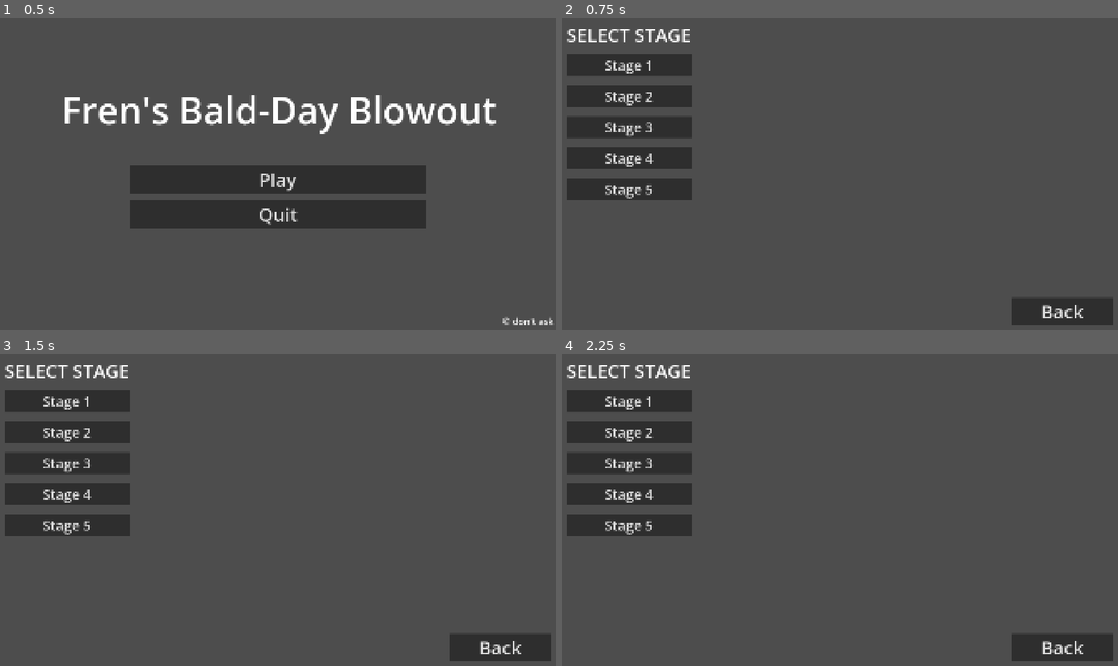
Above: before the commit, frames 1-4 (two rows, left to right).
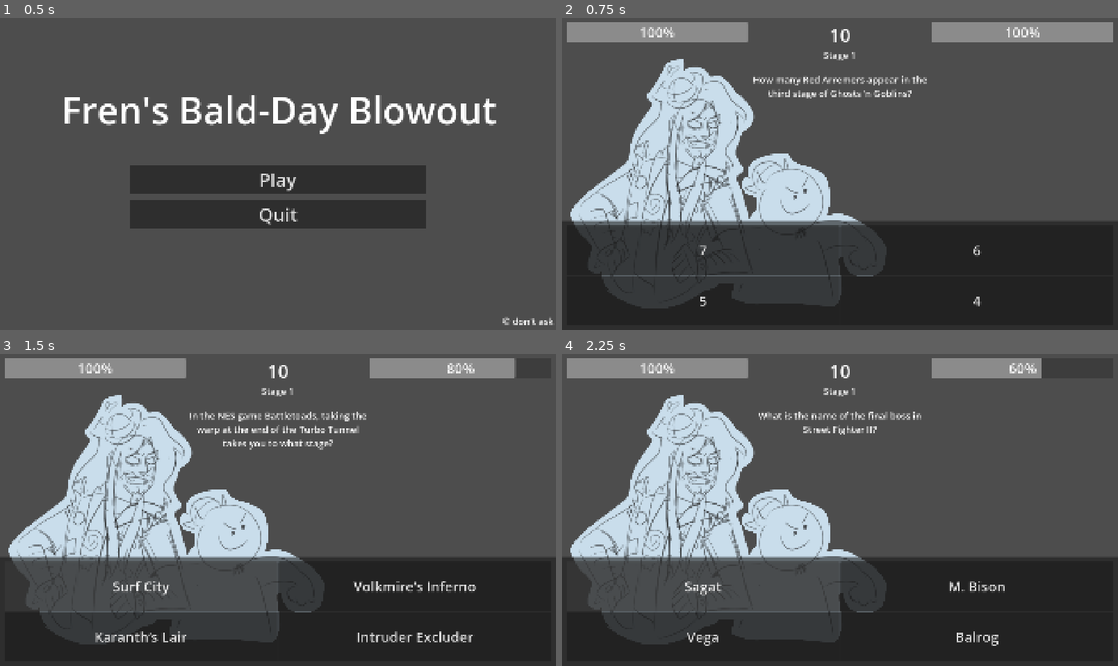
Above: after the commit, the same moments.

Repository: jillzilla/FBDB
Game: Godot game, scene res://assets/scenes/menu.tscn
Same seed, same stepped clock (60 frames per second), same inputs: the game is played once before the commit and once after it.
Inputs (mouse positions are in pixels of both pictures, inside the frame that each line leads up to):
- Up to frame 1 (0.5 s): no input
- Up to frame 2 (0.75 s): click "Play" at 0.5 s
- Up to frame 3 (1.5 s): click (139, 584) at 1.25 s, where only the run after the commit has a clickable "7"
- Up to frame 4 (2.25 s): click (701, 584) at 2 s, where only the run after the commit has a clickable "Surf City"

Frame 1 is identical in both runs. In frame 2, 45% of the frame differs, in the area x 0-100%, y 1-100%; in frame 3, 43%; in frame 4, 42%.

Commit message:
MASSIVE UPDATE

Diff:
--- a/assets/scenes/game_over.tscn
+++ /dev/null
@@ -1,59 +0,0 @@
-[gd_scene format=3 uid="uid://d32ix7uu1wcqm"]
-
-[ext_resource type="Script" uid="uid://c6rbbogvrnt6h" path="res://assets/scripts/game_over.gd" id="1_wt3e0"]
-
-[node name="GameOver" type="Node" unique_id=1108588382]
-script = ExtResource("1_wt3e0")
-
-[node name="Label" type="Label" parent="." unique_id=1158694095]
-anchors_preset = 8
-anchor_left = 0.5
-anchor_top = 0.5
-anchor_right = 0.5
-anchor_bottom = 0.5
-offset_left = -38.0
-offset_top = -11.5
-offset_right = 38.0
-offset_bottom = 11.5
-grow_horizontal = 2
-grow_vertical = 2
-theme_override_font_sizes/font_size = 128
-text = "YOU LOSE!"
-horizontal_alignment = 1
-vertical_alignment = 1
-metadata/_edit_lock_ = true
-
-[node name="Button" type="Button" parent="." unique_id=1198334369]
-anchors_preset = -1
-anchor_left = 0.83400005
-anchor_top = 0.96500003
-anchor_right = 0.83400005
-anchor_bottom = 0.96500003
-offset_left = -97.28015
-offset_top = -26.200073
-offset_right = 96.71985
-offset_bottom = 26.799927
-focus_mode = 0
-theme_override_font_sizes/font_size = 32
-action_mode = 0
-text = "Retry"
-metadata/_edit_lock_ = true
-
-[node name="Button2" type="Button" parent="." unique_id=964514486]
-anchors_preset = -1
-anchor_left = 0.94200003
-anchor_top = 0.96500003
-anchor_right = 0.94200003
-anchor_bottom = 0.96500003
-offset_left = -96.640015
-offset_top = -26.200073
-offset_right = 97.359985
-offset_bottom = 26.799927
-focus_mode = 0
-theme_override_font_sizes/font_size = 32
-action_mode = 0
-text = "Go To Menu"
-metadata/_edit_lock_ = true
-
-[connection signal="pressed" from="Button" to="." method="_on_button_pressed"]
-[connection signal="pressed" from="Button2" to="." method="_on_button_2_pressed"]
--- a/assets/scenes/gameplay.tscn
+++ b/assets/scenes/gameplay.tscn
@@ -3,8 +3,10 @@
 [ext_resource type="Script" uid="uid://o8kv7fhio2c8" path="res://assets/scripts/gameplay.gd" id="1_mrbpc"]
 [ext_resource type="Texture2D" uid="uid://daf72gm0xybfo" path="res://assets/images/fr.png" id="1_un4qs"]
 [ext_resource type="Texture2D" uid="uid://ofm7ejh3sm22" path="res://assets/images/jo.png" id="2_mrbpc"]
-
-[node name="Gameplay" type="Node" unique_id=1463193121 node_paths=PackedStringArray("time_counter", "stage_info", "timer_seconds", "player_health_bar", "enemy_health_bar", "question", "answer_1", "answer_2", "answer_3", "answer_4")]
+[ext_resource type="PackedScene" uid="uid://c8g71n1ocndgf" path="res://assets/scenes/win_screen.tscn" id="4_1pg7n"]
+[ext_resource type="PackedScene" uid="uid://b4eyvgq22sg3n" path="res://assets/scenes/lose_screen.tscn" id="4_17b01"]
+
+[node name="Gameplay" type="Node" unique_id=1463193121 node_paths=PackedStringArray("time_counter", "stage_info", "timer_seconds", "player_health_bar", "enemy_health_bar", "question", "answer_1", "answer_2", "answer_3", "answer_4", "win_screen", "lose_screen")]
 script = ExtResource("1_mrbpc")
 stage_1 = "res://assets/stages/stage1data.json"
 stage_2 = "res://assets/stages/stage2data.json"
@@ -21,6 +23,8 @@
 answer_2 = NodePath("Control/Bottom_HUD/Answers_Container/A2")
 answer_3 = NodePath("Control/Bottom_HUD/Answers_Container/A3")
 answer_4 = NodePath("Control/Bottom_HUD/Answers_Container/A4")
+win_screen = NodePath("Control/WinScreen")
+lose_screen = NodePath("Control/LoseScreen")
 
 [node name="Fr" type="Sprite2D" parent="." unique_id=1860793715]
 position = Vector2(752, 720)
@@ -201,6 +205,14 @@
 autowrap_mode = 2
 metadata/_edit_lock_ = true
 
+[node name="LoseScreen" parent="Control" unique_id=790205029 instance=ExtResource("4_17b01")]
+visible = false
+layout_mode = 1
+
+[node name="WinScreen" parent="Control" unique_id=1717610805 instance=ExtResource("4_1pg7n")]
+visible = false
+layout_mode = 1
+
 [node name="Timer_Seconds" type="Timer" parent="." unique_id=488301468]
 wait_time = 11.0
 one_shot = true
--- /dev/null
+++ b/assets/scenes/lose_screen.tscn
@@ -0,0 +1,101 @@
+[gd_scene format=3 uid="uid://b4eyvgq22sg3n"]
+
+[ext_resource type="Script" uid="uid://b0x6xf18fc006" path="res://assets/scripts/lose_screen.gd" id="1_68f7m"]
+
+[node name="LoseScreen" type="Control" unique_id=790205029 node_paths=PackedStringArray("next_button", "credits_counter")]
+layout_mode = 3
+anchors_preset = 15
+anchor_right = 1.0
+anchor_bottom = 1.0
+grow_horizontal = 2
+grow_vertical = 2
+script = ExtResource("1_68f7m")
+next_button = NodePath("Panel/Buttons/Next")
+credits_counter = NodePath("Panel/Credits")
+metadata/_edit_lock_ = true
+
+[node name="Panel" type="Panel" parent="." unique_id=489813202]
+layout_mode = 1
+anchors_preset = -1
+anchor_left = 0.5
+anchor_top = 0.504
+anchor_right = 0.5
+anchor_bottom = 0.504
+offset_left = -832.0
+offset_top = -416.32
+offset_right = 832.0
+offset_bottom = 415.68
+metadata/_edit_lock_ = true
+
+[node name="Label" type="Label" parent="Panel" unique_id=843607113]
+layout_mode = 1
+anchors_preset = 8
+anchor_left = 0.5
+anchor_top = 0.5
+anchor_right = 0.5
+anchor_bottom = 0.5
+offset_left = -293.5
+offset_top = -44.0
+offset_right = 293.5
+offset_bottom = 44.0
+grow_horizontal = 2
+grow_vertical = 2
+theme_override_font_sizes/font_size = 64
+text = "YOU LOSE"
+horizontal_alignment = 1
+vertical_alignment = 1
+metadata/_edit_lock_ = true
+
+[node name="Credits" type="Label" parent="Panel" unique_id=1717879159]
+layout_mode = 1
+anchors_preset = -1
+anchor_left = 0.072000004
+anchor_top = 0.97200006
+anchor_right = 0.072000004
+anchor_bottom = 0.97200006
+offset_left = -111.80801
+offset_top = -16.70404
+offset_right = 112.19199
+offset_bottom = 17.29596
+theme_override_font_sizes/font_size = 24
+text = "Credits: 3"
+vertical_alignment = 2
+metadata/_edit_lock_ = true
+
+[node name="Buttons" type="HBoxContainer" parent="Panel" unique_id=2139877455]
+layout_mode = 1
+anchors_preset = -1
+anchor_left = 0.5
+anchor_top = 0.731
+anchor_right = 0.5
+anchor_bottom = 0.731
+offset_left = -512.0
+offset_top = -32.192017
+offset_right = 512.0
+offset_bottom = 31.807983
+grow_horizontal = 2
+grow_vertical = 2
+mouse_filter = 2
+theme_override_constants/separation = 32
+metadata/_edit_lock_ = true
+
+[node name="Menu" type="Button" parent="Panel/Buttons" unique_id=512076403]
+layout_mode = 2
+size_flags_horizontal = 3
+focus_mode = 0
+theme_override_font_sizes/font_size = 32
+action_mode = 0
+text = "Give Up"
+metadata/_edit_lock_ = true
+
+[node name="Next" type="Button" parent="Panel/Buttons" unique_id=1231440421]
+layout_mode = 2
+size_flags_horizontal = 3
+focus_mode = 0
+theme_override_font_sizes/font_size = 32
+action_mode = 0
+text = "Try Again"
+metadata/_edit_lock_ = true
+
+[connection signal="pressed" from="Panel/Buttons/Menu" to="." method="_on_menu_pressed"]
+[connection signal="pressed" from="Panel/Buttons/Next" to="." method="_on_next_pressed"]
--- a/assets/scenes/stage_select.tscn
+++ /dev/null
@@ -1,98 +0,0 @@
-[gd_scene format=3 uid="uid://607x6t3ldq34"]
-
-[ext_resource type="Script" uid="uid://dlcpagtghu30n" path="res://assets/scripts/stage_select.gd" id="1_ox15f"]
-
-[node name="Stage_Select" type="Node" unique_id=531972063 node_paths=PackedStringArray("stage_1_button", "stage_2_button", "stage_3_button", "stage_4_button", "stage_5_button")]
-script = ExtResource("1_ox15f")
-stage_1_button = NodePath("Stages/Stage_1")
-stage_2_button = NodePath("Stages/Stage_2")
-stage_3_button = NodePath("Stages/Stage_3")
-stage_4_button = NodePath("Stages/Stage_4")
-stage_5_button = NodePath("Stages/Stage_5")
-
-[node name="Title" type="Label" parent="." unique_id=937126670]
-anchors_preset = -1
-anchor_left = 0.120000005
-anchor_top = 0.056
-anchor_right = 0.120000005
-anchor_bottom = 0.056
-offset_left = -214.40001
-offset_top = -44.480003
-offset_right = 215.59999
-offset_bottom = 43.519997
-theme_override_font_sizes/font_size = 64
-text = "SELECT STAGE"
-metadata/_edit_lock_ = true
-
-[node name="Stages" type="VBoxContainer" parent="." unique_id=601072994]
-anchors_preset = -1
-anchor_left = 0.12100001
-anchor_top = 0.351
-anchor_right = 0.12100001
-anchor_bottom = 0.351
-offset_left = -216.32
-offset_top = -251.08002
-offset_right = 215.68
-offset_bottom = 251.91998
-mouse_filter = 2
-theme_override_constants/separation = 32
-metadata/_edit_group_ = true
-metadata/_edit_lock_ = true
-
-[node name="Stage_1" type="Button" parent="Stages" unique_id=171420529]
-layout_mode = 2
-focus_mode = 0
-theme_override_font_sizes/font_size = 48
-action_mode = 0
-text = "Stage 1"
-metadata/_edit_lock_ = true
-
-[node name="Stage_2" type="Button" parent="Stages" unique_id=1994696406]
-layout_mode = 2
-focus_mode = 0
-theme_override_font_sizes/font_size = 48
-action_mode = 0
-text = "Stage 2"
-metadata/_edit_lock_ = true
-
-[node name="Stage_3" type="Button" parent="Stages" unique_id=1472573919]
-layout_mode = 2
-focus_mode = 0
-theme_override_font_sizes/font_size = 48
-action_mode = 0
-text = "Stage 3"
-metadata/_edit_lock_ = true
-
-[node name="Stage_4" type="Button" parent="Stages" unique_id=66235535]
-layout_mode = 2
-focus_mode = 0
-theme_override_font_sizes/font_size = 48
-action_mode = 0
-text = "Stage 4"
-metadata/_edit_lock_ = true
-
-[node name="Stage_5" type="Button" parent="Stages" unique_id=1818103583]
-layout_mode = 2
-focus_mode = 0
-theme_override_font_sizes/font_size = 48
-action_mode = 0
-text = "Stage 5"
-metadata/_edit_lock_ = true
-
-[node name="BackButton" type="Button" parent="." unique_id=1532867981]
-anchors_preset = -1
-anchor_left = 0.90000004
-anchor_top = 0.94100004
-anchor_right = 0.90000004
-anchor_bottom = 0.94100004
-offset_left = -176.00012
-offset_top = -48.28003
-offset_right = 175.99988
-offset_bottom = 47.71997
-focus_mode = 0
-theme_override_font_sizes/font_size = 64
-action_mode = 0
-text = "Back"
-metadata/_edit_lock_ = true
-
-[connection signal="pressed" from="BackButton" to="." method="_on_back_button_pressed"]
--- a/assets/scenes/win.tscn
+++ /dev/null
@@ -1,42 +0,0 @@
-[gd_scene format=3 uid="uid://dvusdi3bwnnl7"]
-
-[ext_resource type="Script" uid="uid://bvylvxpi0mwa1" path="res://assets/scripts/win.gd" id="1_oym2x"]
-
-[node name="Win" type="Node" unique_id=878858297]
-script = ExtResource("1_oym2x")
-
-[node name="Label" type="Label" parent="." unique_id=1399407383]
-anchors_preset = 8
-anchor_left = 0.5
-anchor_top = 0.5
-anchor_right = 0.5
-anchor_bottom = 0.5
-offset_left = -38.0
-offset_top = -11.5
-offset_right = 38.0
-offset_bottom = 11.5
-grow_horizontal = 2
-grow_vertical = 2
-theme_override_font_sizes/font_size = 128
-text = "YOU WIN!"
-horizontal_alignment = 1
-vertical_alignment = 1
-metadata/_edit_lock_ = true
-
-[node name="Button" type="Button" parent="." unique_id=1024496746]
-anchors_preset = -1
-anchor_left = 0.94200003
-anchor_top = 0.96500003
-anchor_right = 0.94200003
-anchor_bottom = 0.96500003
-offset_left = -96.640015
-offset_top = -26.200073
-offset_right = 97.359985
-offset_bottom = 26.799927
-focus_mode = 0
-theme_override_font_sizes/font_size = 32
-action_mode = 0
-text = "Go To Menu"
-metadata/_edit_lock_ = true
-
-[connection signal="pressed" from="Button" to="." method="_on_button_pressed"]
--- /dev/null
+++ b/assets/scenes/win_screen.tscn
@@ -0,0 +1,85 @@
+[gd_scene format=3 uid="uid://c8g71n1ocndgf"]
+
+[ext_resource type="Script" uid="uid://8e23o4tq6yy5" path="res://assets/scripts/win_screen.gd" id="1_b3jr6"]
+
+[node name="WinScreen" type="Control" unique_id=1717610805 node_paths=PackedStringArray("giveup", "next")]
+layout_mode = 3
+anchors_preset = 15
+anchor_right = 1.0
+anchor_bottom = 1.0
+grow_horizontal = 2
+grow_vertical = 2
+script = ExtResource("1_b3jr6")
+giveup = NodePath("Panel/Buttons/Menu")
+next = NodePath("Panel/Buttons/Next")
+metadata/_edit_lock_ = true
+
+[node name="Panel" type="Panel" parent="." unique_id=1173517402]
+layout_mode = 1
+anchors_preset = -1
+anchor_left = 0.5
+anchor_top = 0.504
+anchor_right = 0.5
+anchor_bottom = 0.504
+offset_left = -832.0
+offset_top = -416.32
+offset_right = 832.0
+offset_bottom = 415.68
+metadata/_edit_lock_ = true
+
+[node name="Label" type="Label" parent="Panel" unique_id=1659281745]
+layout_mode = 1
+anchors_preset = 8
+anchor_left = 0.5
+anchor_top = 0.5
+anchor_right = 0.5
+anchor_bottom = 0.5
+offset_left = -293.5
+offset_top = -44.0
+offset_right = 293.5
+offset_bottom = 44.0
+grow_horizontal = 2
+grow_vertical = 2
+theme_override_font_sizes/font_size = 64
+text = "ENEMY BALDENED!"
+horizontal_alignment = 1
+vertical_alignment = 1
+metadata/_edit_lock_ = true
+
+[node name="Buttons" type="HBoxContainer" parent="Panel" unique_id=1999684093]
+layout_mode = 1
+anchors_preset = -1
+anchor_left = 0.5
+anchor_top = 0.731
+anchor_right = 0.5
+anchor_bottom = 0.731
+offset_left = -512.0
+offset_top = -32.192017
+offset_right = 512.0
+offset_bottom = 31.807983
+grow_horizontal = 2
+grow_vertical = 2
+mouse_filter = 2
+theme_override_constants/separation = 32
+metadata/_edit_lock_ = true
+
+[node name="Menu" type="Button" parent="Panel/Buttons" unique_id=1765381078]
+layout_mode = 2
+size_flags_horizontal = 3
+focus_mode = 0
+theme_override_font_sizes/font_size = 32
+action_mode = 0
+text = "Give Up"
+metadata/_edit_lock_ = true
+
+[node name="Next" type="Button" parent="Panel/Buttons" unique_id=1987330109]
+layout_mode = 2
+size_flags_horizontal = 3
+focus_mode = 0
+theme_override_font_sizes/font_size = 32
+action_mode = 0
+text = "Next Stage"
+metadata/_edit_lock_ = true
+
+[connection signal="pressed" from="Panel/Buttons/Menu" to="." method="_on_menu_pressed"]
+[connection signal="pressed" from="Panel/Buttons/Next" to="." method="_on_next_pressed"]
--- a/assets/scripts/game_over.gd
+++ /dev/null
@@ -1,8 +0,0 @@
-extends Node
-
-#functions
-func _on_button_pressed() -> void:
-	get_tree().change_scene_to_file("res://assets/scenes/gameplay.tscn");
-
-func _on_button_2_pressed() -> void:
-	get_tree().change_scene_to_file("res://assets/scenes/menu.tscn");
--- a/assets/scripts/gameplay.gd
+++ b/assets/scripts/gameplay.gd
@@ -14,7 +14,7 @@
 var did_answered_correctly : bool = false;
 
 var player_health : int = 5;
-var opponent_health : int = 5;
+var opponent_health : int;
 
 @export_category("Data")
 @export_file_path("*.json") var stage_1 : String = "";
@@ -39,6 +39,9 @@
 @export var answer_3 : Button = null;
 @export var answer_4 : Button = null;
 
+@export var win_screen : Control = null;
+@export var lose_screen : Control = null;
+
 #functions
 func _ready() -> void:
 	match(Global.stage_2_play):
@@ -61,6 +64,10 @@
 	file.close();
 
 	data = JSON.parse_string(json_text);
+
+	enemy_health_bar.max_value = data["enemy_health"];
+	opponent_health = data["enemy_health"];
+	enemy_health_bar.value = opponent_health;
 
 	answer_1.connect("pressed", _on_button_pressed.bind(answer_1));
 	answer_2.connect("pressed", _on_button_pressed.bind(answer_2));
@@ -119,15 +126,27 @@
 	player_health_bar.value = player_health;
 
 	if player_health <= 0:
-		get_tree().change_scene_to_file("res://assets/scenes/game_over.tscn");
+		_destroy_everything();
+		lose_screen.visible = true;
 
 func _damage_enemy() -> void:
 	opponent_health -= 1;
 	enemy_health_bar.value = opponent_health;
 
 	if opponent_health <= 0:
-		get_tree().change_scene_to_file("res://assets/scenes/win.tscn");
+		_destroy_everything();
+		win_screen.visible = true;
 
 func _on_timer_seconds_timeout() -> void:
 	_damage_player();
 	_next_question();
+
+func _destroy_everything() -> void:
+	timer_seconds.stop();
+	time_counter.visible = false;
+
+	answer_1.queue_free();
+	answer_2.queue_free();
+	answer_3.queue_free();
+	answer_4.queue_free();
+	question.queue_free();
--- a/assets/scripts/global.gd
+++ b/assets/scripts/global.gd
@@ -2,3 +2,4 @@
 
 #variables
 var stage_2_play : int = 1;
+var credits : int = 3;
--- /dev/null
+++ b/assets/scripts/lose_screen.gd
@@ -0,0 +1,21 @@
+extends Control
+
+#variables
+@export var next_button : Button = null;
+@export var credits_counter : Label = null;
+
+#functions
+func _ready() -> void:
+	credits_counter.text = "Credits: " + str(Global.credits);
+
+	if Global.credits <= 0:
+		next_button.queue_free();
+
+func _on_menu_pressed() -> void:
+	Global.stage_2_play = 1;
+	Global.credits = 3;
+	get_tree().change_scene_to_file("res://assets/scenes/menu.tscn");
+
+func _on_next_pressed() -> void:
+	Global.credits -= 1;
+	get_tree().reload_current_scene();
--- a/assets/scripts/menu.gd
+++ b/assets/scripts/menu.gd
@@ -2,7 +2,7 @@
 
 #functions
 func _on_play_pressed() -> void:
-	get_tree().change_scene_to_file("res://assets/scenes/stage_select.tscn");
+	get_tree().change_scene_to_file("res://assets/scenes/gameplay.tscn");
 
 func _on_quit_pressed() -> void:
 	get_tree().quit(0);
--- a/assets/scripts/stage_select.gd
+++ /dev/null
@@ -1,34 +0,0 @@
-extends Node
-
-#variables
-@export var stage_1_button : Button = null;
-@export var stage_2_button : Button = null;
-@export var stage_3_button : Button = null;
-@export var stage_4_button : Button = null;
-@export var stage_5_button : Button = null;
-
-#functions
-func _ready() -> void:
-	stage_1_button.connect("pressed", _on_button_pressed.bind(stage_1_button));
-	stage_2_button.connect("pressed", _on_button_pressed.bind(stage_2_button));
-	stage_3_button.connect("pressed", _on_button_pressed.bind(stage_3_button));
-	stage_4_button.connect("pressed", _on_button_pressed.bind(stage_4_button));
-	stage_5_button.connect("pressed", _on_button_pressed.bind(stage_5_button));
-
-func _on_back_button_pressed() -> void:
-	get_tree().change_scene_to_file("res://assets/scenes/menu.tscn");
-
-func _on_button_pressed(button: Button) -> void:
-	match(button.text):
-		"Stage 1":
-			Global.stage_2_play = 1;
-		"Stage 2":
-			Global.stage_2_play = 2;
-		"Stage 3":
-			Global.stage_2_play = 3;
-		"Stage 4":
-			Global.stage_2_play = 4;
-		"Stage 5":
-			Global.stage_2_play = 5;
-
-	get_tree().change_scene_to_file("res://assets/scenes/gameplay.tscn");
--- a/assets/scripts/win.gd
+++ /dev/null
@@ -1,5 +0,0 @@
-extends Node
-
-#variables
-func _on_button_pressed() -> void:
-	get_tree().change_scene_to_file("res://assets/scenes/menu.tscn");
--- /dev/null
+++ b/assets/scripts/win_screen.gd
@@ -0,0 +1,24 @@
+extends Control
+
+#variables
+@export var giveup : Button;
+@export var next : Button;
+
+#functions
+func _ready() -> void:
+	if Global.stage_2_play == 5:
+		giveup.queue_free();
+		next.text = "The End";
+
+func _on_menu_pressed() -> void:
+	Global.stage_2_play = 1;
+	Global.credits = 3;
+	get_tree().change_scene_to_file("res://assets/scenes/menu.tscn");
+
+func _on_next_pressed() -> void:
+	Global.stage_2_play += 1;
+	if Global.stage_2_play < 5:
+		get_tree().reload_current_scene();
+	elif Global.stage_2_play >= 5:
+		Global.stage_2_play = 1;
+		get_tree().quit();
--- a/assets/stages/stage1data.json
+++ b/assets/stages/stage1data.json
@@ -1,4 +1,6 @@
 {
+	"enemy_health" : 5,
+
 	"questions" :
 	{
 		"q1" : "In the arcade game The Tower of Druaga, the hero Gilgamesh goes how many floors?",
@@ -15,7 +17,7 @@
 		"q11" : "What is the name of the final boss in Street Fighter II?",
 		"q12" : "In the Dragon Quest series, what is the spell family only the hero class can learn?",
 		"q13" : "What is the name of the final dungeon in Ys 1?",
-		"q14" : "What is the best video game console of all time?",
+		"q14" : "What is the best selling video game console of all time?",
 		"q15" : "What was the first video game to be played in space?",
 		"q16" : "In the infamous CDI game Hotel Mario, Mario references a song of a famous band, which band is it?",
 		"q17" : "What is the name of the girl that saves Link in the beginning of The Legend of Zelda: Link’s Awakening?",
--- a/assets/stages/stage2data.json
+++ b/assets/stages/stage2data.json
@@ -1,10 +1,12 @@
 {
+	"enemy_health" : 6,
+
 	"questions" :
 	{
 		"q1" : "In what year did Elvis Presley die?",
 		"q2" : "Who was the youngest member of the Beatles?",
 		"q3" : "Which band released the album 'Rumours' in 1977?",
-		"q4" : "Complete the band name 'Bill Haley & ...?'",
+		"q4" : "Complete the band name 'Bill Haley & ...'?",
 		"q5" : "What band recorded the rock classic 'Walk This Way'?",
 		"q6" : "Which of these famous rockers did not die in 1970?",
 		"q7" : "'I'm so happy, 'cause today I found my friends, they're in my head, I'm so ugly that's ok cause so are you', is from which song?",
@@ -15,7 +17,7 @@
 		"q11" : "What was the old man drinking in Billy Joel's song 'Piano Man'?",
 		"q12" : "Who sang the song 'Turn! Turn! Turn!'?",
 		"q13" : "Who originally recorded Stone Cold Crazy?",
-		"q14" : "What was the sailor's name in 'Piano Man?'",
+		"q14" : "What was the sailor's name in 'Piano Man'?",
 		"q15" : "What was the original title of KISS' Let Me Know?",
 		"q16" : "Who was Yoko Ono's first child?",
 		"q17" : "Eric Clapton wrote the lyrics for 'Layla' about:",
--- a/assets/stages/stage3data.json
+++ b/assets/stages/stage3data.json
@@ -1,4 +1,6 @@
 {
+	"enemy_health" : 7,
+
 	"questions" :
 	{
 		"q1" : "Approximately how old is the Hokuto Shinken art of assassination??",
--- a/assets/stages/stage4data.json
+++ b/assets/stages/stage4data.json
@@ -1,4 +1,6 @@
 {
+	"enemy_health" : 7,
+
 	"questions" :
 	{
 		"q1" : "What is the name of America’s 15th state?",
@@ -40,7 +42,7 @@
 		"q11" : ["Baltimore","Houston","Pittsburgh","Chicago"],
 		"q12" : ["Columbia River","Colorado River","Missouri River","Salmon River"],
 		"q13" : ["10","15","13","18"],
-		"q14" : ["New York City","Detroit","Washington DC","…It has a capital?"],
+		"q14" : ["New York City","Detroit","Washington DC","…They have a capital?"],
 		"q15" : ["France","Greece","England","Italy"],
 		"q16" : ["The United States Coast Guard","The United States Marine Corps","The United States Air Force","The United States Navy"],
 		"q17" : ["1919","1914","1918","1917"],
--- a/assets/stages/stage5data.json
+++ b/assets/stages/stage5data.json
@@ -1,4 +1,6 @@
 {
+	"enemy_health" : 9,
+
 	"questions" :
 	{
 		"q1" : "What was Joel’s first stream?",
@@ -14,7 +16,7 @@
 
 		"q11" : "What symbol did Joel use in photoshop during his college class?",
 		"q12" : "What was the exact name of the level that Joel made for Super Mario Maker 2 (in response to Simpleflips’s level)?",
-		"q13" : "Which Muppet character could represent Joel’s Mom and Dad?",
+		"q13" : "Which Muppet character could represent Joel’s Dad?",
 		"q14" : "Who was sent into space then abducted during one of the episodes of Voices of the Void Season 2?",
 		"q15" : "What was the episode of Star Trek Voyager that Joey made an edit of where The Doctor becomes a celebrity by singing to a race that hasn’t developed music?",
 		"q16" : "How old was Joel when he first shouted the famous line in the Mario Bootleg Stream, “GRAND DAD!”?",
Not shown, removed: assets/scripts/game_over.gd.uid
Not shown, added: assets/scripts/lose_screen.gd.uid
Not shown, removed: assets/scripts/stage_select.gd.uid
Not shown, removed: assets/scripts/win.gd.uid
Not shown, added: assets/scripts/win_screen.gd.uid
